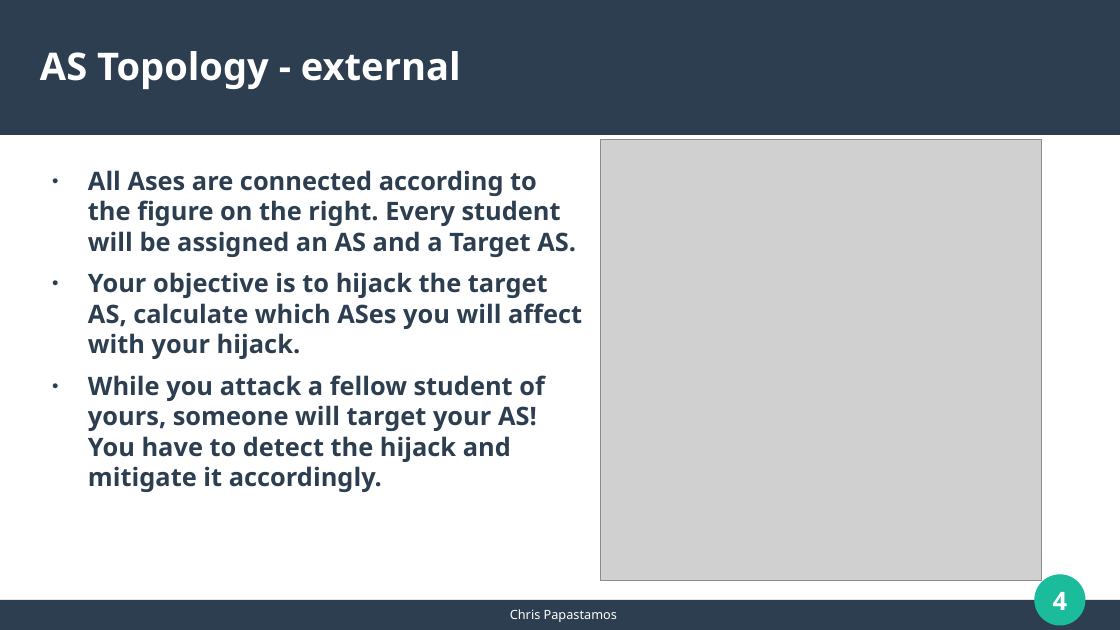
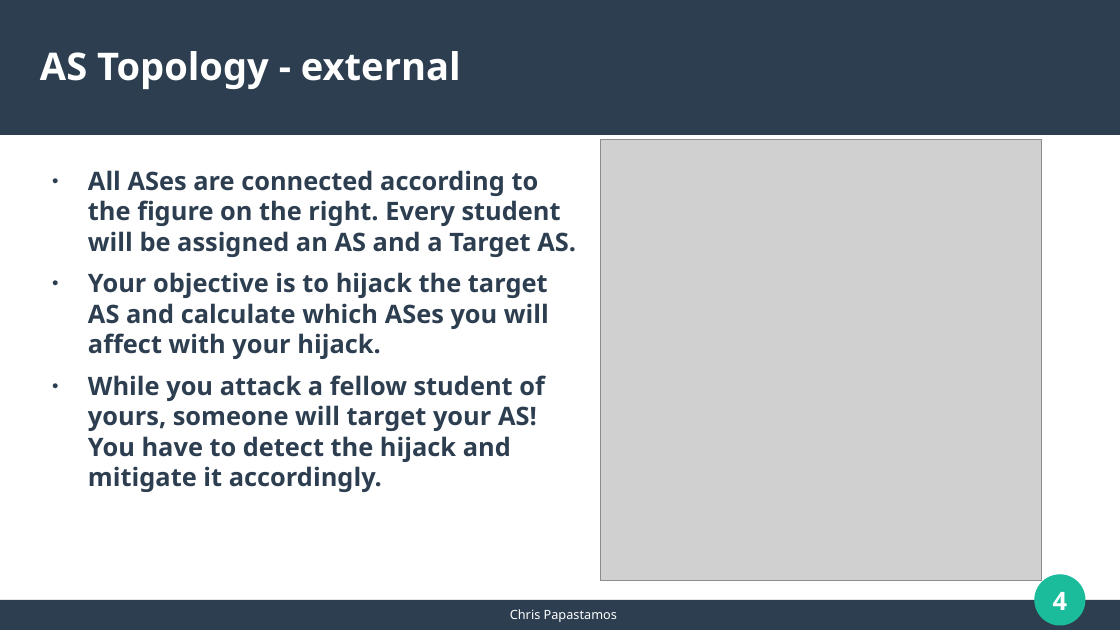
Before and after one commit to papastam/mini_internet_extention, a slide deck: slide 4 of HY436-Assignment4/session1/mini-internet_intro.odp. Drawn at 1120x630 pixels with LibreOffice and Linux fonts; fonts in the diff are those of the drawing; grey boxes stand for pictures. Boxes give left, top, right and bottom in pixels: in the first picture for what was removed or moved away, otherwise in the second. Text is boxed around its words. In the diff, an @@ line names an element or a change of style, - is before the commit and + after.

```diff
--- a/HY436-Assignment4/session1/mini-internet_intro.odp
+++ b/HY436-Assignment4/session1/mini-internet_intro.odp
@@ text at (88, 170, 576, 359): text changed @@
-● All Ases are connected according to the figure on the right. Every student will be assigned an AS and a Target AS.
-● Your objective is to hijack the target AS, calculate which ASes you will affect with your hijack.
+● All ASes are connected according to the figure on the right. Every student will be assigned an AS and a Target AS.
+● Your objective is to hijack the target AS and calculate which ASes you will affect with your hijack.
```
Also in this commit, not shown: 4 other slides changed, 1 slide added, 3 other files.
